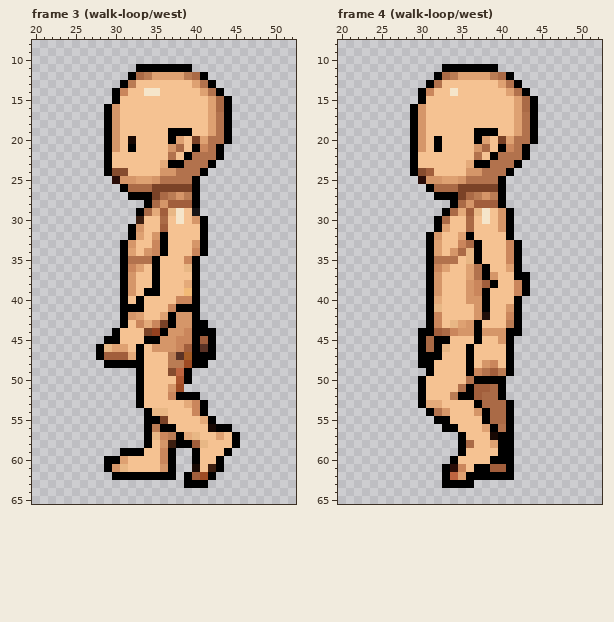
A pixel-art file gets an edit: apps/cheliki/public/characters/paper-doll/paper-doll.aseprite. Above, as it was before the edit.
76x76 pixels, 25 frames. Colours within 5 levels of each other are drawn and written as one. Shown: frame 3 (walk-loop/west): x 20..52, y 8..65; frame 4 (walk-loop/west): x 20..52, y 8..65. The commit also changed other frames, which this record leaves out.
After the commit:
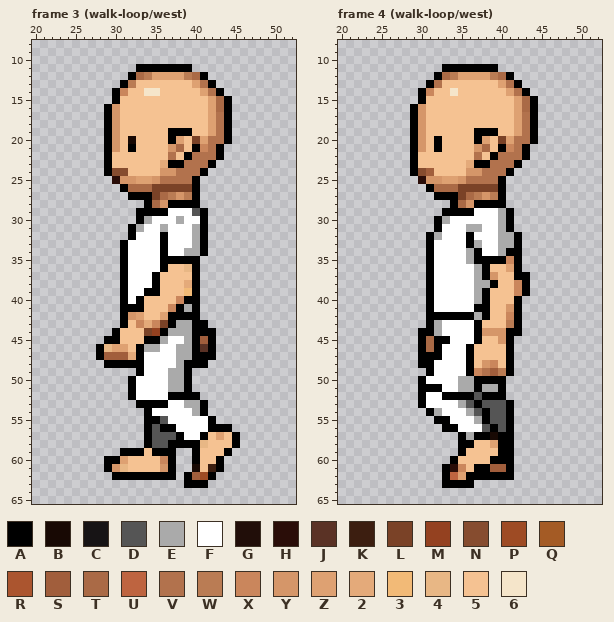
Palette (. is transparent): A #000000  B #180904  C #171415  D #555555  E #aaaaaa  F #ffffff  G #210e09  H #2a0d08  J #5a3225  K #3c1e10  L #7a4227  M #944120  N #864c2f  P #9e4b24  Q #a45b25  R #ab552f  S #a15e3c  T #aa6a46  U #be6440  V #b2724d  W #ba7c54  X #ca865c  Y #d59669  Z #dea172  2 #e4aa7a  3 #f2ba77  4 #e8b785  5 #f5c292  6 #f5e5ca
The edit:
layer "body" added
layer "clothes/jeans" added
layer "clothes/t-shirt" added
layer "clothes/shorts" added
layer "animations" removed
--- frame 3 (walk-loop/west), layers "clothes/shorts", "clothes/t-shirt", "clothes/jeans"
@@ x 30..44 @@
 27 ..AAALTWYWA....
-28 ....ATYSSSA....
-29 ...AT2S465C....
-30 ...K55T565YA...
-31 ..AY55S5555A...
-32 ..AZ5YA5555A...
-33 .AY55XA555YA...
-34 .AZ5YXA555XA...
-35 .AVVVA555XA....
-36 .AXZ5A5554A....
-37 .AY55A5555A....
-38 .AY55A5552A....
-39 .AY5AA5553A....
-40 .A5A5555XXA....
-41 .AAA555XAAA....
-42 .AYZ55ZAYYA....
-43 .A5X2XLAYYAA...
-44 A555LMAYYXAAA..
-45 A555AAYYXXASA..
-46 ZZ5A5YYYXSAJA..
-47 SS2A555WJQAAA..
-48 AAAA555WWPAA...
-49 ...A555NUA.....
-50 ...A5555RA.....
-51 ...A555YP......
-52 ...A555XAAA....
-53 ...A555552XA...
-54 ....A44555XA...
-55 ....AAL55552A..
-56 ....AWAA5555BAA
-57 ....A4XWA2455Z5
-58 ....A5YKAAS4555
-59 .AAA55XA..A555A
+28 ....ATYAAAA....
+29 ...AAAAFFFDA...
+30 ...AEFFFEFFA...
+31 ..AEFFEFFFEA...
+32 ..AFFFAFFFEA...
+33 .AFFFFAFFFEA...
+34 .AFFFFAFFEEA...
+35 .AFFFFAAAAA....
+36 .AFFFFA554A....
+37 .AFFFA5555A....
+38 .AFFFA5552A....
+39 .AFFAA5553A....
+40 .AFA5555XAA....
+41 .AAA555XAEA....
+42 .AYZ55ZAAAA....
+43 .A5X2XLAEEAA...
+44 A555LMAEEEAAA..
+45 A555AAEFFEASA..
+46 ZZ5AEEFFEEAJA..
+47 SS2AFFFFEEAAA..
+48 AAAAFFFFEAAA...
+49 ...AFFFEEA.....
+50 ..AFFFFEEA.....
+51 ..AFFFFEEA.....
+52 ..AFFFFAAAA....
+53 ...AAAAFFEEA...
+54 ....AFFFFFEA...
+55 ....AADFFFFFA..
+56 ....ADAAFFFFAAA
+57 ....ADDDAFFA5Z5
+58 ....ADDAAAA4555
+59 .AAA5AAA..A555A
 60 AZ5555XA..A55A.
--- frame 4 (walk-loop/west), layers "clothes/shorts", "clothes/t-shirt", "clothes/jeans"
@@ x 29..44 @@
 27 ...AAALTWYWA....
-28 .....ATYSSSA....
-29 ....AT2S465YA...
-30 ...AT55T565YA...
-31 ...AZ55T555YA...
-32 ..AY55ZA5555A...
-33 ..AZ55XTA555XA..
-34 ..AZ5YT4A555XA..
-35 ..AVVV54A555XA..
-36 ..AXZ55ZVA55ZA..
-37 ..AY555ZVAY55AA.
-38 ..AY555YXSA55XA.
-39 ..AY555YXA555XA.
-40 ..A2555YYA555A..
-41 ..A45555YA55YA..
-42 ..AX5555YG55XA..
-43 ..AX54ZYA555WA..
-44 .AASTXYYAYYYAA..
-45 .ATAA555A55YA...
-46 .ATA455A5555A...
-47 .AAA555A5555A...
-48 .AA5555A5YX5A...
-49 ..A5555AXVSWA...
-50 .A55555VAAAA....
-51 .A5555VASSTA....
-52 .A555WAASTTA....
-53 .A225555ATTTA...
-54 ..AVY555YATTA...
-55 ...AA5555ATTA...
-56 ....AA555ZAVA...
-57 ......A555BAA...
-58 ......AT55ZAA...
+28 .....ATYAAAA....
+29 ....AAAAFFFEA...
+30 ...AEFFFFFFEA...
+31 ...AFFFEEFFEA...
+32 ..AEFFFAFFFEEA..
+33 ..AFFFFAEFFEEA..
+34 ..AFFFFEAFFEAA..
+35 ..AFFFFEAAAAXA..
+36 ..AFFFFFEA55ZA..
+37 ..AFFFFFEAY55AA.
+38 ..AFFFFFEEA55XA.
+39 ..AFFFFFEA555XA.
+40 ..AFFFFFEA555A..
+41 ..AFFFFFAA55YA..
+42 ..AAAAAAEA55XA..
+43 ..AEFFFFA555WA..
+44 .AAEFFFFAYYYAA..
+45 .ATAAFFFA55YA...
+46 .ATAFFFA5555A...
+47 .AAAFFFA5555A...
+48 .AAFFFFA5YX5A...
+49 ..AFFFFAXVSWA...
+50 .AFFFFEEAAAA....
+51 .AAAFFEEAEEA....
+52 .AFFAAAADAAA....
+53 .AFFFFEDADDDA...
+54 ..AEFFFEDADDA...
+55 ...AAFFFEADDA...
+56 ....AAFFFDADA...
+57 ......AEAABAA...
+58 ......AA55ZAA...
 59 ......A5555AA...
Changed places in both pictures, as pixel boxes (x1, y1, x2, y2):
changed: (128, 200, 216, 456)
changed: (426, 200, 522, 448)
